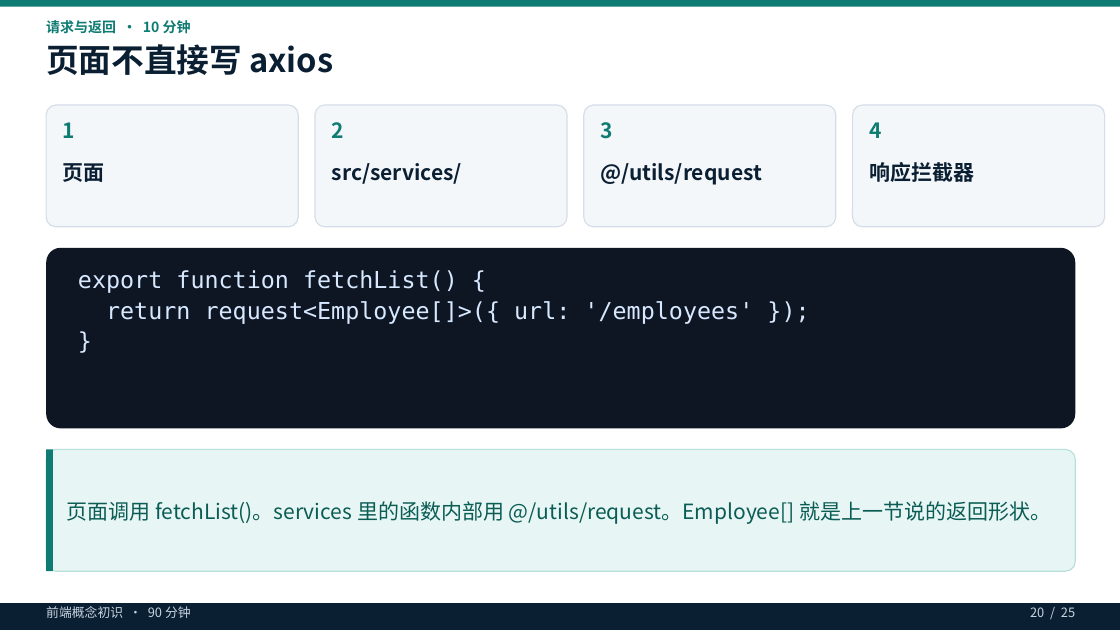
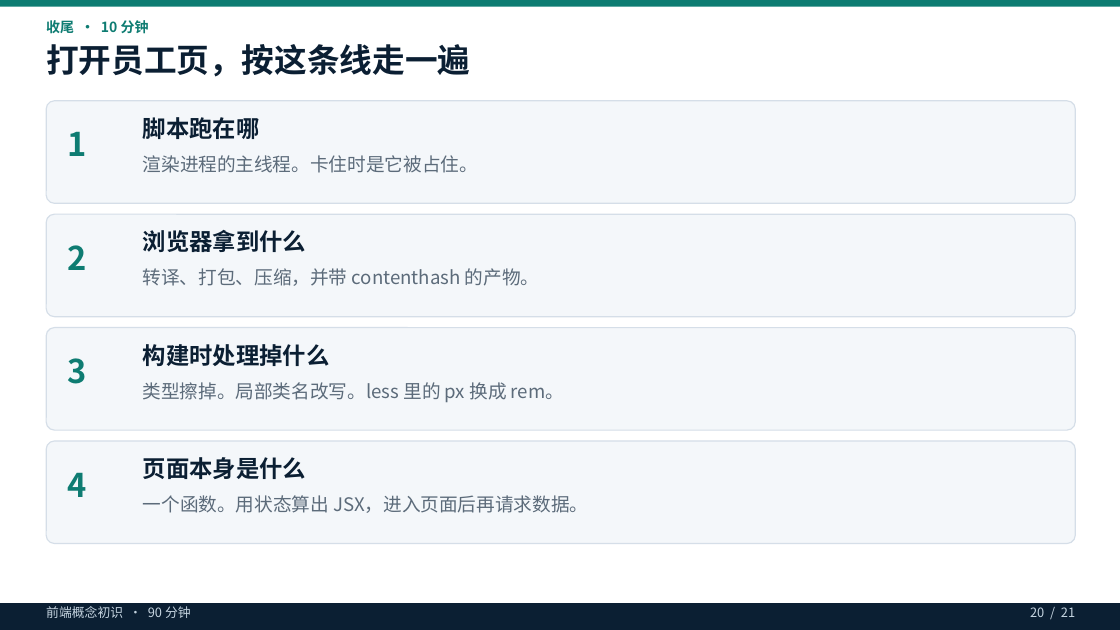
Before and after one commit to shangwanzheng/self-study, a slide deck: slide 20 of 前端概念初识.pptx (slide 18 before the commit). Drawn at 1120x630 pixels with LibreOffice and Linux fonts; fonts in the diff are those of the drawing. Boxes give left, top, right and bottom in pixels: in the first picture for what was removed or moved away, otherwise in the second. Text is boxed around its words. In the diff, an @@ line names an element or a change of style, - is before the commit and + after.

```diff
--- a/前端概念初识.pptx
+++ b/前端概念初识.pptx
@@ text at box(46, 18, 149, 36): text changed @@
-请求与返回 · 10 分钟
+收尾 · 10 分钟
@@ text at box(46, 44, 470, 77): text changed @@
-页面不直接写 axios
+打开员工页，按这条线走一遍
@@ rounded rectangle: place and size @@
-rounded rectangle at box(46, 105, 298, 227)
+rounded rectangle at box(46, 101, 1075, 203)
@@ text added at box(143, 117, 260, 139), 20 pt, text #0B1F33, bold @@
+脚本跑在哪
@@ rounded rectangle removed at box(315, 105, 567, 227) @@
@@ rounded rectangle removed at box(584, 105, 836, 227) @@
@@ rounded rectangle removed at box(853, 105, 1105, 227) @@
@@ text removed at box(63, 163, 105, 182) @@
-页面
@@ text added at box(143, 155, 478, 173), 16 pt, text #5C6B7A @@
+渲染进程的主线程。卡住时是它被占住。
@@ text removed at box(332, 163, 462, 184) @@
-src/services/
@@ text removed at box(601, 163, 762, 185) @@
-@/utils/request
@@ text removed at box(869, 162, 974, 182) @@
-响应拦截器
@@ rounded rectangle added at box(46, 214, 1075, 317), fill #F4F7FA, outline #D5DEE8 1 pt @@
@@ text "2": place and size @@
-text "2" at box(332, 122, 344, 138)
+text "2" at box(67, 245, 86, 270)
@@ text added at box(143, 230, 307, 252), 20 pt, text #0B1F33, bold @@
+浏览器拿到什么
@@ text added at box(143, 268, 539, 286), 16 pt, text #5C6B7A @@
+转译、打包、压缩，并带 contenthash 的产物。
@@ text removed at box(78, 270, 753, 324) @@
-export function fetchList() {
-return request<Employee[]>({ url: '/employees' });
-}
@@ rounded rectangle added at box(46, 328, 1075, 430), fill #F4F7FA, outline #D5DEE8 1 pt @@
@@ text "3": place and size @@
-text "3" at box(601, 122, 613, 139)
+text "3" at box(67, 358, 86, 384)
@@ text added at box(143, 344, 330, 366), 20 pt, text #0B1F33, bold @@
+构建时处理掉什么
@@ text added at box(143, 382, 564, 402), 16 pt, text #5C6B7A @@
+类型擦掉。局部类名改写。less 里的 px 换成 rem。
@@ rounded rectangle: place and size @@
-rounded rectangle at box(46, 248, 1075, 429)
+rounded rectangle at box(46, 441, 1075, 544)
@@ rounded rectangle at box(46, 441, 1075, 544): fill #0E1624 to #F4F7FA; outline none to #D5DEE8 1 pt @@
@@ rounded rectangle removed at box(46, 450, 1075, 571) @@
@@ rectangle removed at box(46, 450, 53, 571) @@
@@ size 18 to 28 pt in 4 elements at box(67, 131, 86, 156), box(67, 245, 86, 270), box(67, 358, 86, 384), box(67, 472, 86, 497) @@
@@ text "4": place and size @@
-text "4" at box(869, 122, 881, 138)
+text "4" at box(67, 472, 86, 497)
@@ text added at box(143, 457, 307, 479), 20 pt, text #0B1F33, bold @@
+页面本身是什么
@@ text removed at box(66, 501, 1051, 524) @@
-页面调用 fetchList()。services 里的函数内部用 @/utils/request。Employee[] 就是上一节说的返回形状。
@@ text added at box(143, 495, 588, 513), 16 pt, text #5C6B7A @@
+一个函数。用状态算出 JSX，进入页面后再请求数据。
@@ text at box(1030, 607, 1075, 617): text changed @@
-20 / 25
+20 / 21
```
Also in this commit, not shown: 11 other slides changed, 9 slides added, 11 slides removed, 59 other files.
